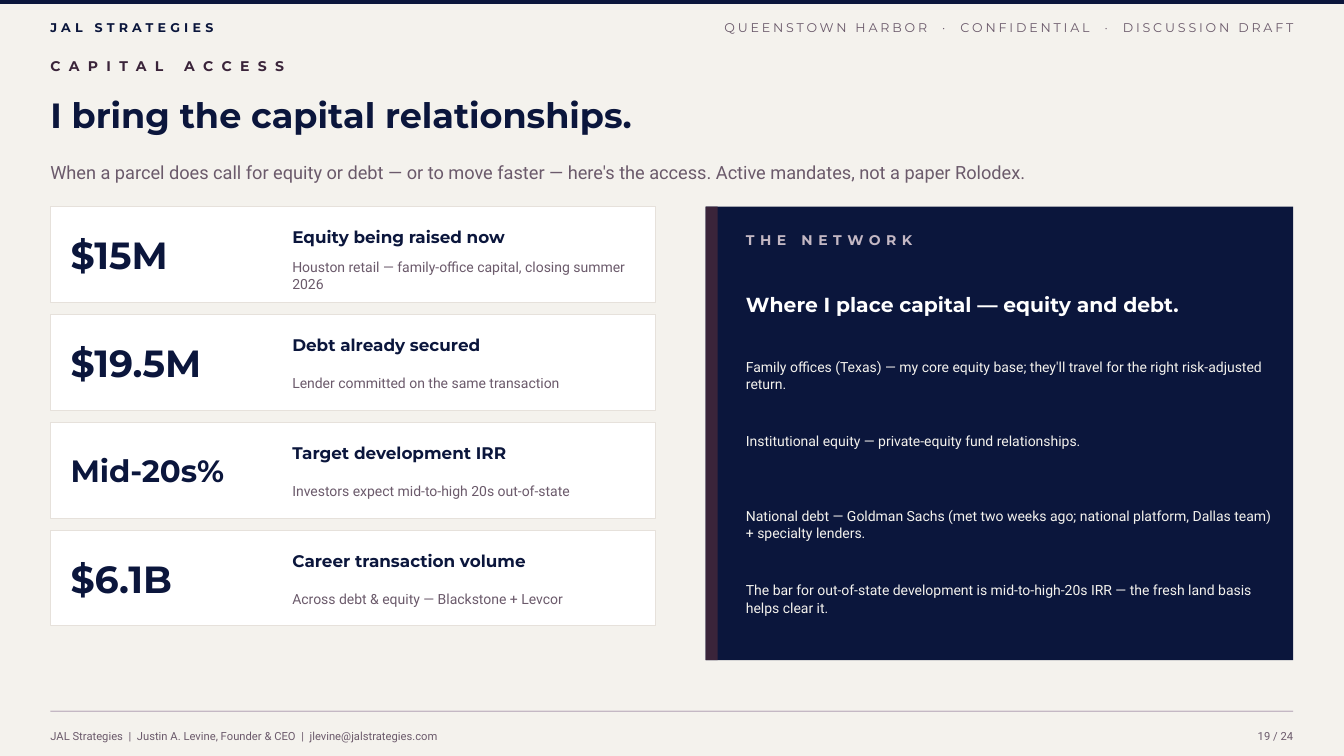
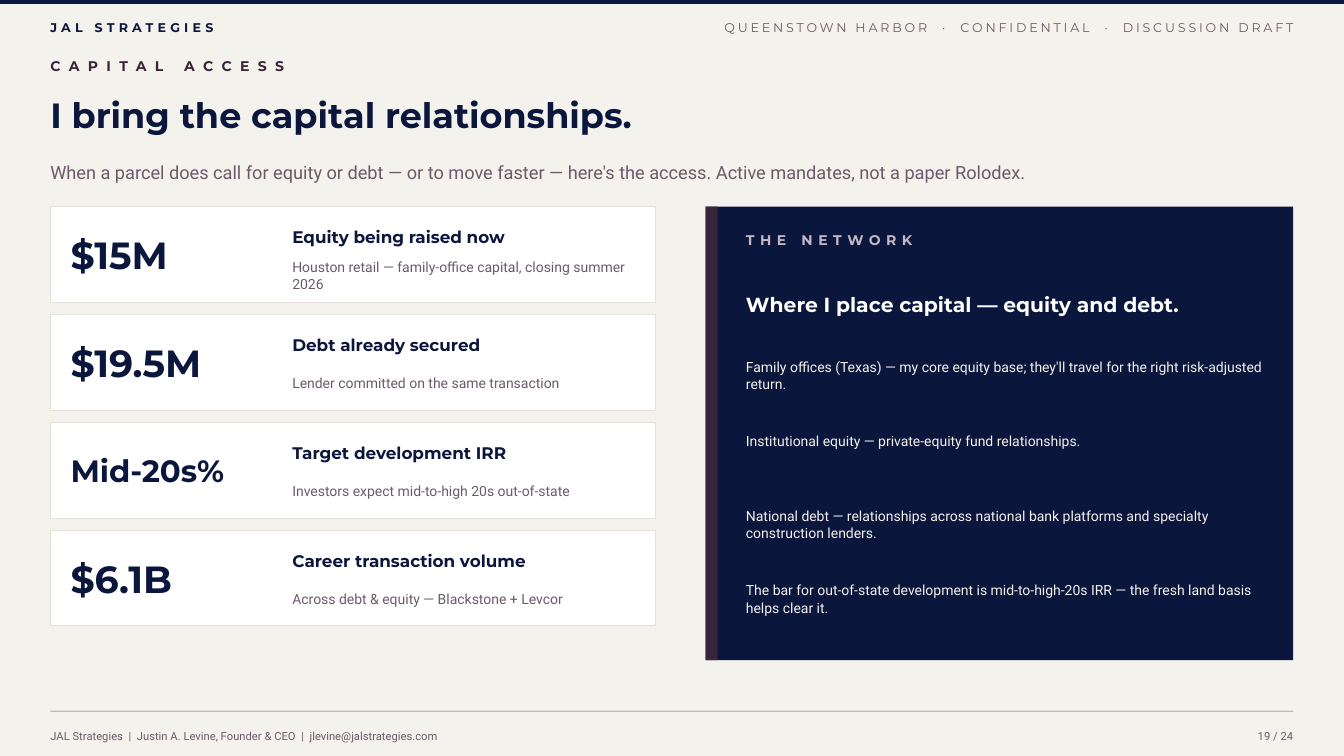
Before and after one commit to jlevine711/Apex, a slide deck: slide 19 of JAL_Queenstown_Harbor_Proposal.pptx. Drawn at 1344x756 pixels with LibreOffice and Linux fonts; fonts in the diff are those of the drawing. Boxes give left, top, right and bottom in pixels: in the first picture for what was removed or moved away, otherwise in the second. Text is boxed around its words. In the diff, an @@ line names an element or a change of style, - is before the commit and + after.

```diff
--- a/JAL_Queenstown_Harbor_Proposal.pptx
+++ b/JAL_Queenstown_Harbor_Proposal.pptx
@@ text at box(746, 510, 1208, 538): text changed @@
-National debt — Goldman Sachs (met two weeks ago; national platform, Dallas team) + specialty lenders.
+National debt — relationships across national bank platforms and specialty construction lenders.
```
Also in this commit, not shown: 1 other slide changed, 2 other files.
